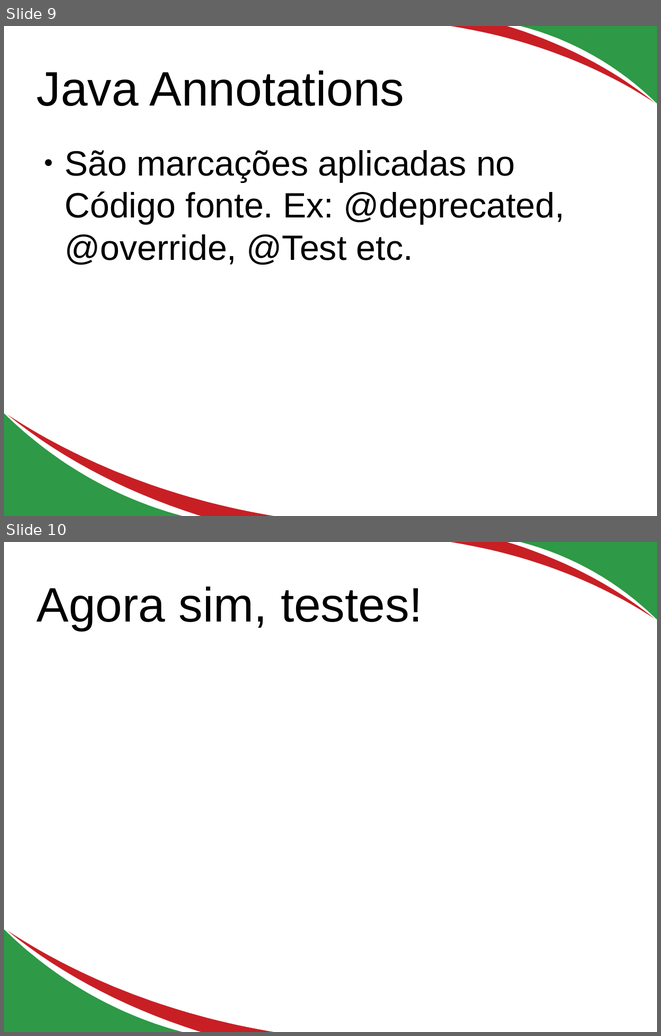
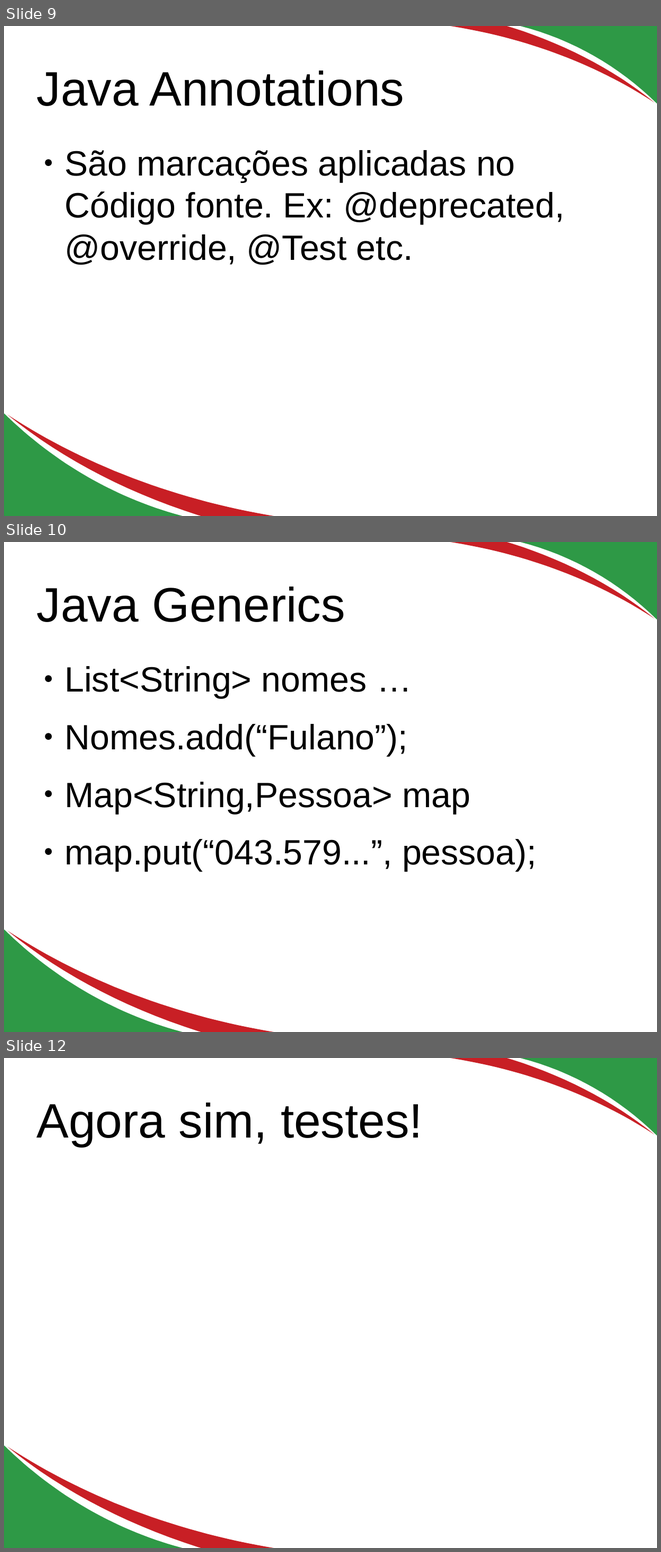
Before and after one commit to edusantana/testes-em-java-parte1, a slide deck: docs/Testes em java.odp. Shown one above the other, each under a label of ours: slides 9 and 10 before the commit, slides 9, 10 and 12 after it; the slides between them are not shown. The pictures are 661x1036 and 661x1552 pixels, drawn with LibreOffice and Linux fonts; fonts in the diff are those of the drawing. Boxes give left, top, right and bottom in pixels: in the first picture for what was removed or moved away, otherwise in the second. Text is boxed around its words. In the diff, an @@ line names an element or a change of style, - is before the commit and + after.

```diff
--- a/docs/Testes em java.odp
+++ b/docs/Testes em java.odp
@@ slide 10 added at (4, 542, 657, 1032), background #FFFFFF; not listed: 4 template elements that a slide beside it also shows @@
@@ title added at (37, 587, 345, 622), 58.7 pt, text #000000 @@
+Java Generics
@@ text added at (64, 666, 537, 871), 42.7 pt, text #000000 @@
+● List<String> nomes …
+● Nomes.add(“Fulano”);
+● Map<String,Pessoa> map
+● map.put(“043.579...”, pessoa);
@@ what was slide 10 is now slide 12 @@
```
Also in this commit, not shown: 3 slides changed, 10 other slides added, 1 slide removed, 3 other files.
